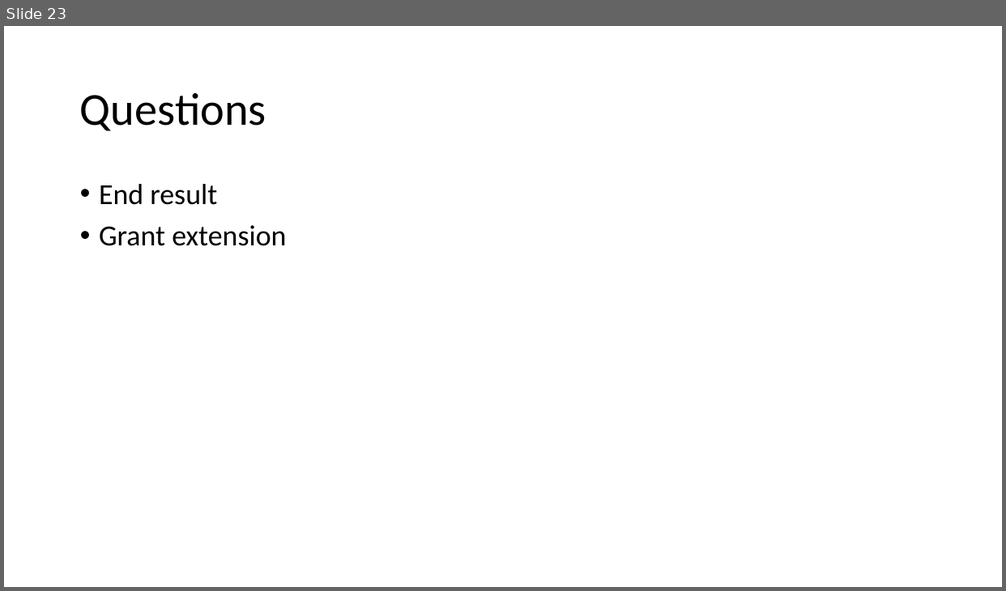
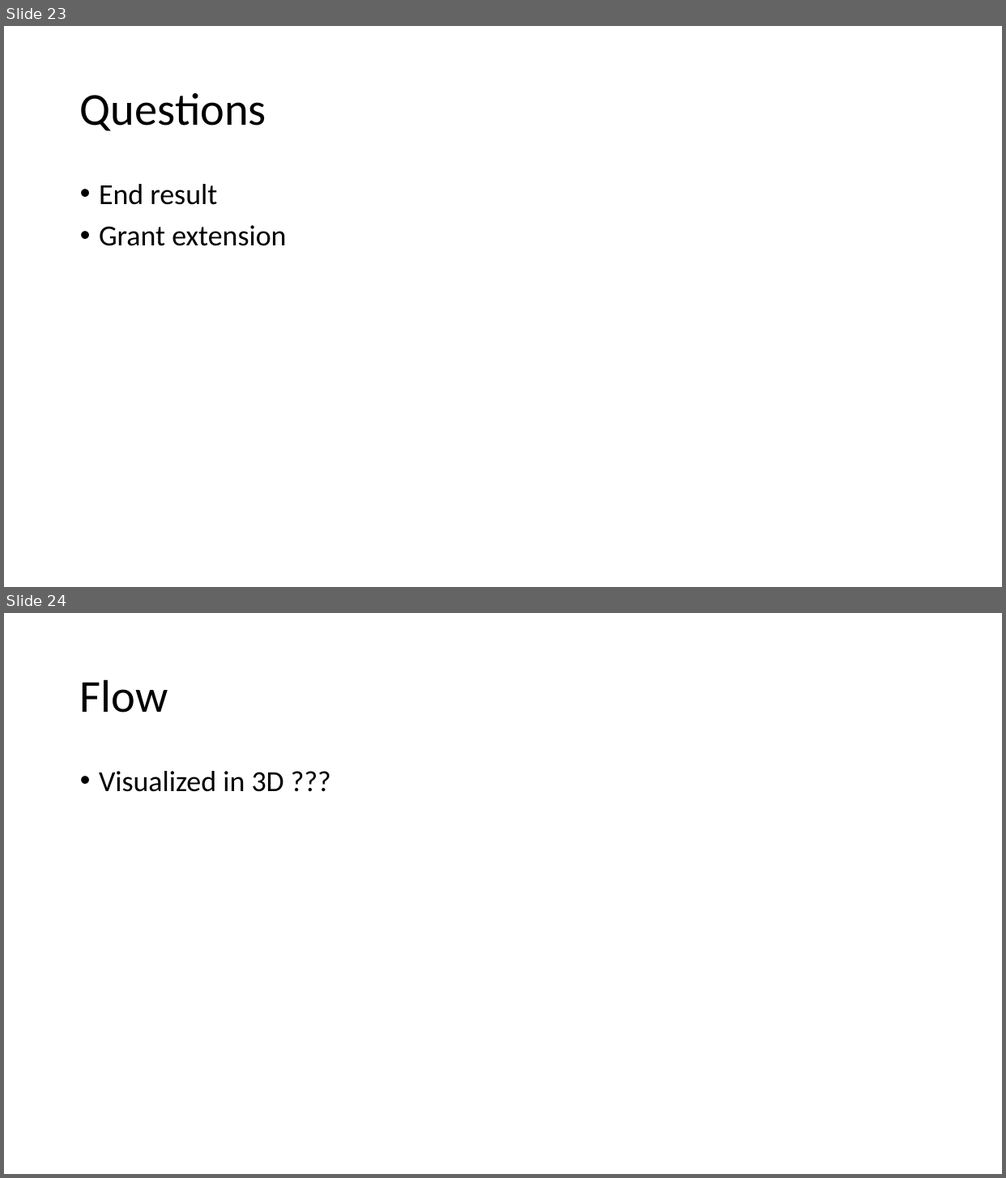
Before and after one commit to JanNalivaika/SSD_EXT, a slide deck: misc/Segmentation.pptx. Shown one above the other, each under a label of ours: slide 23 before the commit, slides 23 and 24 after it. The pictures are 1006x591 and 1006x1178 pixels, drawn with LibreOffice and Linux fonts; fonts in the diff are those of the drawing. Boxes give left, top, right and bottom in pixels: in the first picture for what was removed or moved away, otherwise in the second. Text is boxed around its words. In the diff, an @@ line names an element or a change of style, - is before the commit and + after.

```diff
--- a/misc/Segmentation.pptx
+++ b/misc/Segmentation.pptx
@@ slide 24 added at (4,613,1002,1174), background #FFFFFF @@
@@ title added at (80,679,168,713), 44 pt, text #000000 @@
+Flow
@@ text added at (99,771,284,792), 28 pt, text #000000 @@
+• Visualized in 3D ???
```
Also in this commit, not shown: 2 slides changed, 5 other files.
